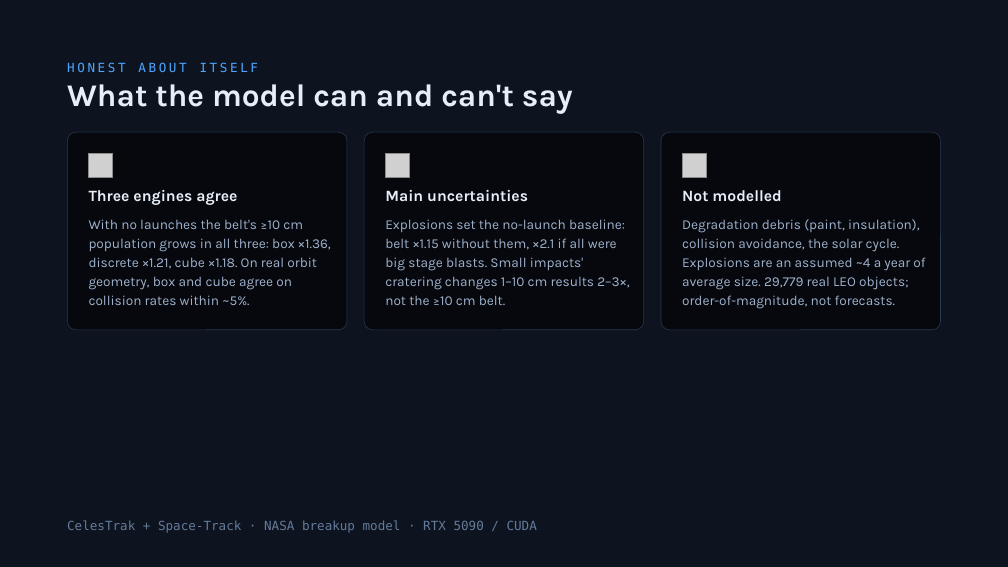
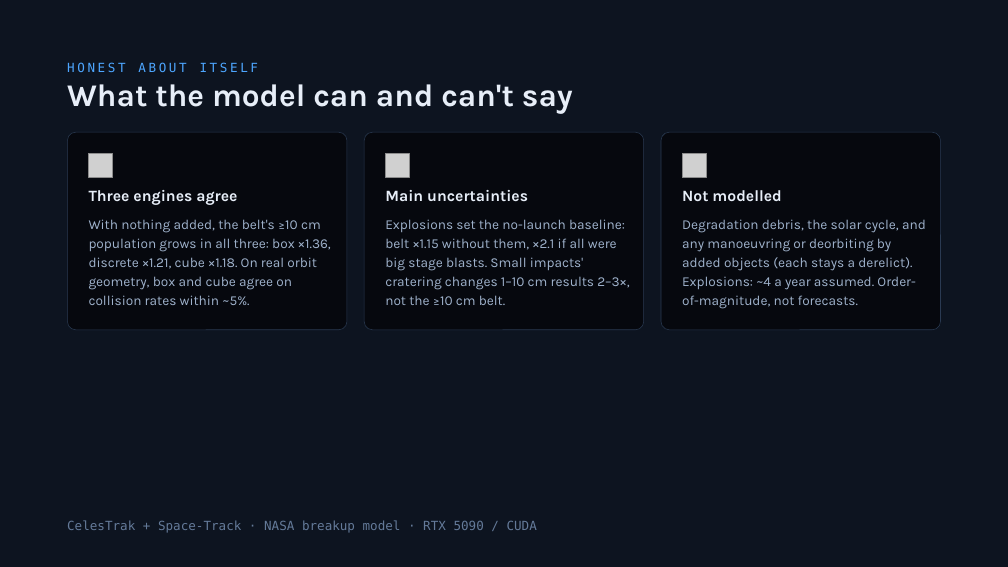
Before and after one commit to TimKadyrov/DebrisCascade, a slide deck: slide 22 of Barrel of Nails — Kessler Study.pptx. Drawn at 1008x567 pixels with LibreOffice and Linux fonts; fonts in the diff are those of the drawing; grey boxes stand for pictures. Boxes give left, top, right and bottom in pixels: in the first picture for what was removed or moved away, otherwise in the second. Text is boxed around its words. In the diff, an @@ line names an element or a change of style, - is before the commit and + after.

```diff
--- a/Barrel of Nails — Kessler Study.pptx
+++ b/Barrel of Nails — Kessler Study.pptx
@@ text at (89,219,331,305): text changed @@
-With no launches the belt's ≥10 cm population grows in all three: box ×1.36, discrete ×1.21, cube ×1.18. On real orbit geometry, box and cube agree on collision rates within ~5%.
+With nothing added, the belt's ≥10 cm population grows in all three: box ×1.36, discrete ×1.21, cube ×1.18. On real orbit geometry, box and cube agree on collision rates within ~5%.
@@ text at (682,219,926,309): text changed @@
-Degradation debris (paint, insulation), collision avoidance, the solar cycle. Explosions are an assumed ~4 a year of average size. 29,779 real LEO objects; order-of-magnitude, not forecasts.
+Degradation debris, the solar cycle, and any manoeuvring or deorbiting by added objects (each stays a derelict). Explosions: ~4 a year assumed. Order-of-magnitude, not forecasts.
```
Also in this commit, not shown: 8 other slides changed, 10 other files.
